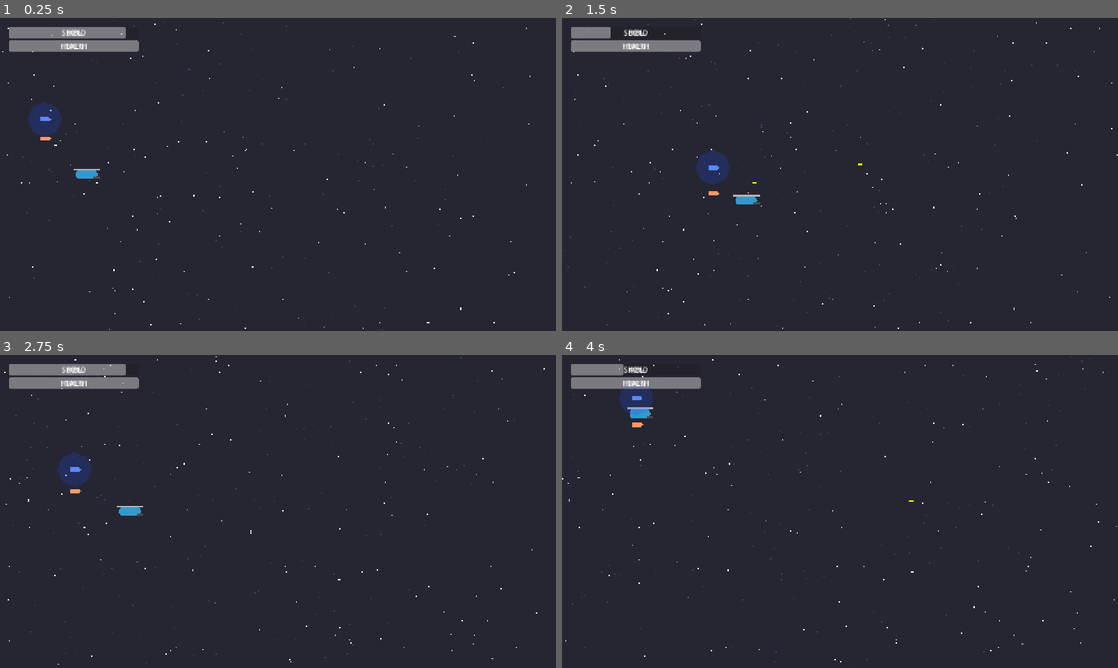
Above: before the commit, frames 1-4 (two rows, left to right).
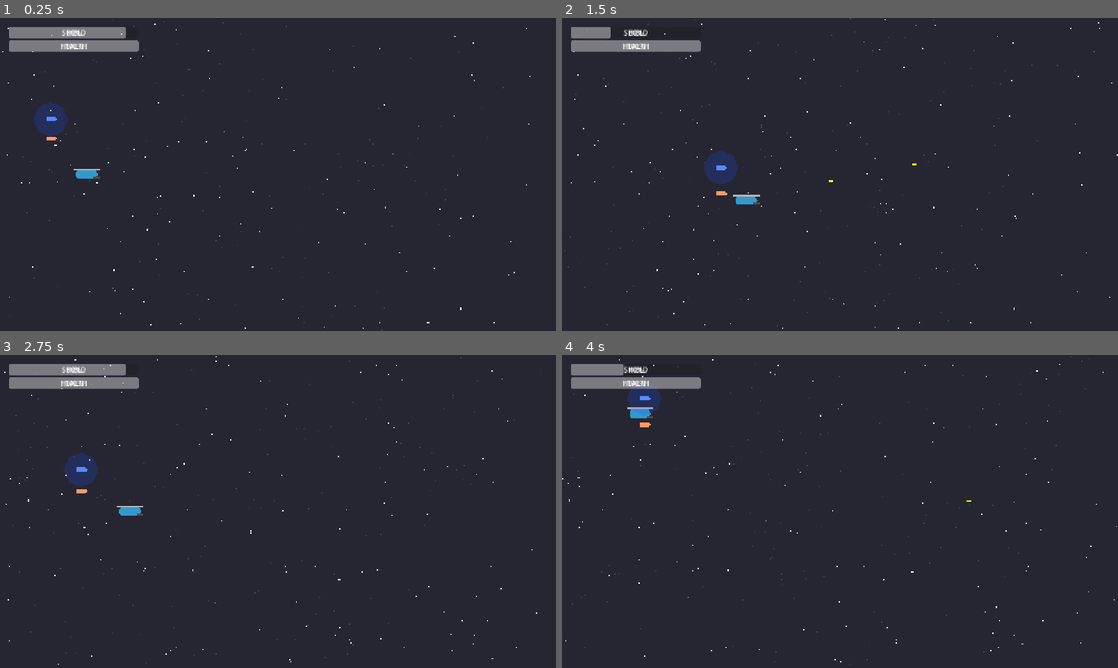
Above: after the commit, the same moments.

Repository: Colbertcn/g1-godot
Game: Godot game, scene res://scenes/main.tscn
Same seed, same stepped clock (60 frames per second), same inputs: the game is played once before the commit and once after it.
Inputs:
- Up to frame 1 (0.25 s): no input
- Up to frame 2 (1.5 s): tap Enter (ui_accept) at 0.5 s; hold Right (ui_right) 0.53-1.28 s; hold Enter (ui_accept) 0.53-1.28 s; hold Down (ui_down) from 1.28 s (still down); tap Q (switch_weapon_mode) at 1.35 s
- Up to frame 3 (2.75 s): tap Enter (ui_accept) at 1.52, 1.55, 1.82, 2.3 s; release Down (ui_down) at 2.03 s; hold Right (ui_right) from 2.03 s (still down); hold E (switch_wingman_mode) from 2.03 s (still down)
- Up to frame 4 (4 s): release Right (ui_right) at 2.78 s; release E (switch_wingman_mode) at 2.78 s; hold Up (ui_up) 2.78-3.53 s; tap F (toggle_fire) at 2.85 s; tap Enter (ui_accept) at 3.02, 3.05, 3.32 s; hold Left (ui_left) from 3.53 s (still down); hold Enter (ui_accept) from 3.53 s (still down)

The runs differ from the first frame. In frame 1, 0.3% of the frame differs, in the area x 5-61%, y 26-100%; in frame 2, 0.4%, in the area x 3-99%, y 1-95%; in frame 3, 0.3%; in frame 4, 0.3%.
Error after the commit: Parse Error: Could not preload resource file "res://scenes/swap_station.tscn". (res://scripts/level_manager.gd:8)

Commit message:
实现多样化僚机、机体更换站及关卡缓冲段 (修复历史冲突)
- 僚机系统升级：支持攻击型和防御型，防御型能吸收子弹。
- 关卡管理增强：实现 30s 间隔的缓冲段及机体更换站。
- 完善敌人战斗：Scout 敌人增加射击逻辑。
- 修复历史冲突：确保分支与 main 具有共同历史，解决 PR 创建失败问题。
- 规范代码：修复物理回调冲突及未使用参数警告。

Co-authored-by: Colbertcn <37299510+Colbertcn@users.noreply.github.com>

Diff:
--- a/scenes/swap_station.tscn
+++ b/scenes/swap_station.tscn
@@ -30,6 +30,6 @@
 horizontal_alignment = 1
 
 [node name="CollisionShape2D" type="CollisionShape2D" parent="."]
-shape = SubResource("RectangleShape2D_swap")
+shape = SubResource("CircleShape2D_swap")
 
 [connection signal="body_entered" from="." to="." method="_on_body_entered"]
--- a/scripts/enemy_scout.gd
+++ b/scripts/enemy_scout.gd
@@ -3,7 +3,6 @@
 var time_passed: float = 0.0
 @export var amplitude: float = 50.0
 @export var frequency: float = 2.0
-
 @export var fire_rate: float = 2.0
 var fire_timer: float = 0.0
 @export var enemy_bullet_scene: PackedScene = preload("res://scenes/enemy_bullet.tscn")
@@ -13,18 +12,17 @@
 	time_passed += delta
 	position.y += sin(time_passed * frequency) * amplitude * delta
 
-	# Shooting logic
 	fire_timer += delta
 	if fire_timer >= fire_rate:
 		shoot()
 		fire_timer = 0.0
 
+func _on_visible_on_screen_notifier_2d_screen_exited():
+	queue_free()
+
 func shoot():
 	if enemy_bullet_scene:
 		var bullet = enemy_bullet_scene.instantiate()
-		get_parent().add_child(bullet)
+		get_parent().add_child.call_deferred(bullet)
 		bullet.global_position = global_position
-		bullet.rotation = PI # Direction left
-
-func _on_visible_on_screen_notifier_2d_screen_exited():
-	queue_free()
+		bullet.rotation = PI
--- a/scripts/level_manager.gd
+++ b/scripts/level_manager.gd
@@ -6,10 +6,10 @@
 @onready var spawner = get_node_or_null("Spawner")
 
 @export var swap_station_scene: PackedScene = preload("res://scenes/swap_station.tscn")
-@export var buffer_segment_interval: float = 30.0 # Every 30s
+@export var buffer_segment_interval: float = 30.0
 var buffer_timer: float = 0.0
 var in_buffer: bool = false
-var buffer_duration: float = 10.0 # Buffer lasts 10s
+var buffer_duration: float = 10.0
 var current_buffer_timer: float = 0.0
 
 func _physics_process(delta):
@@ -29,7 +29,6 @@
 	player.position.x = clamp(player.position.x, min_x, max_x)
 	player.position.y = clamp(player.position.y, min_y, max_y)
 
-	# Buffer logic
 	handle_buffer_segment(delta)
 
 func handle_buffer_segment(delta):
@@ -53,7 +52,6 @@
 	if spawner:
 		spawner.set_active(false)
 
-	# Spawn Swap Station ahead
 	if swap_station_scene:
 		var station = swap_station_scene.instantiate()
 		add_child.call_deferred(station)
--- a/scripts/player.gd
+++ b/scripts/player.gd
@@ -56,7 +56,6 @@
 	health_changed.emit(health, max_health)
 	shield_changed.emit(shield, max_shield)
 
-	# 初始增加一个攻击型和一个防御型僚机用于演示
 	add_wingman(0) # Attack
 	add_wingman(1) # Defense
 
@@ -119,9 +118,7 @@
 func add_wingman(type: int = 0): # 0: Attack, 1: Defense
 	if wingman_scene:
 		if wingmen.size() >= 5:
-			print("Max wingmen reached!")
 			return
-
 		var wm = wingman_scene.instantiate()
 		wm.type = type
 		get_parent().add_child.call_deferred(wm)
@@ -177,7 +174,6 @@
 		1: speed += 50
 		2: fire_rate = max(0.05, fire_rate - 0.02)
 		3:
-			# Choose type based on some logic or just toggle
 			var type = 1 if wingmen.size() % 2 != 0 else 0
 			add_wingman(type)
 
--- a/scripts/spawner.gd
+++ b/scripts/spawner.gd
@@ -12,17 +12,10 @@
 var is_active: bool = true
 
 func _process(delta):
-	if not is_active:
-		return
-
+	if not is_active: return
 	timer += delta
 	if timer >= spawn_interval:
 		spawn_enemy()
-		timer = 0.0
-
-func set_active(active: bool):
-	is_active = active
-	if not is_active:
 		timer = 0.0
 
 func spawn_enemy():
@@ -40,3 +33,8 @@
 	var enemy = enemy_scene.instantiate()
 	get_parent().add_child(enemy)
 	enemy.global_position = spawn_pos
+
+func set_active(active: bool):
+	is_active = active
+	if not is_active:
+		timer = 0.0
--- a/scripts/swap_station.gd
+++ b/scripts/swap_station.gd
@@ -1,10 +1,6 @@
 extends Area2D
 
-@export var new_weapon_type: int = -1 # -1 means random or specific
-
-func _ready():
-	# Visual indication of the weapon type it gives
-	pass
+@export var new_weapon_type: int = -1
 
 func _on_body_entered(body):
 	if body.is_in_group("player"):
@@ -12,14 +8,9 @@
 		queue_free()
 
 func swap_vehicle(player):
-	# Fully restore player stats
 	player.health = player.max_health
 	player.shield = player.max_shield
-
-	# Change main weapon type
 	var type = new_weapon_type
 	if type == -1:
 		type = randi() % 3
-
 	player.current_weapon = type
-	print("Vehicle Swapped! New weapon: ", type)
--- a/scripts/wingman.gd
+++ b/scripts/wingman.gd
@@ -23,12 +23,12 @@
 		if absorption_area:
 			absorption_area.visible = true
 			absorption_area.monitoring = true
-		modulate = Color(0.4, 0.6, 1.0) # Blue-ish for defense
+		modulate = Color(0.4, 0.6, 1.0)
 	else:
 		if absorption_area:
 			absorption_area.visible = false
 			absorption_area.monitoring = false
-		modulate = Color(1.0, 0.6, 0.4) # Orange-ish for attack
+		modulate = Color(1.0, 0.6, 0.4)
 
 func _process(delta):
 	if not target: return
@@ -60,7 +60,6 @@
 		set_process(false)
 
 func _on_absorption_area_area_entered(area):
-	# Assuming enemy bullets are in "enemy_bullets" group
 	if type == WingmanType.DEFENSE and area.is_in_group("enemy_bullets"):
 		var damage_amount = 5.0
 		if area.has_method("get_damage"):
@@ -69,13 +68,10 @@
 		area.queue_free()
 
 func _on_hitbox_area_entered(area):
-	# Collide with enemies or enemy bullets
 	if area is Enemy or area.is_in_group("enemy_bullets"):
 		var damage_amount = 10.0
 		if area.has_method("get_damage"):
 			damage_amount = area.get_damage()
 		take_damage(damage_amount)
-
-		# If it's a bullet, destroy it
 		if area.is_in_group("enemy_bullets"):
 			area.queue_free()
